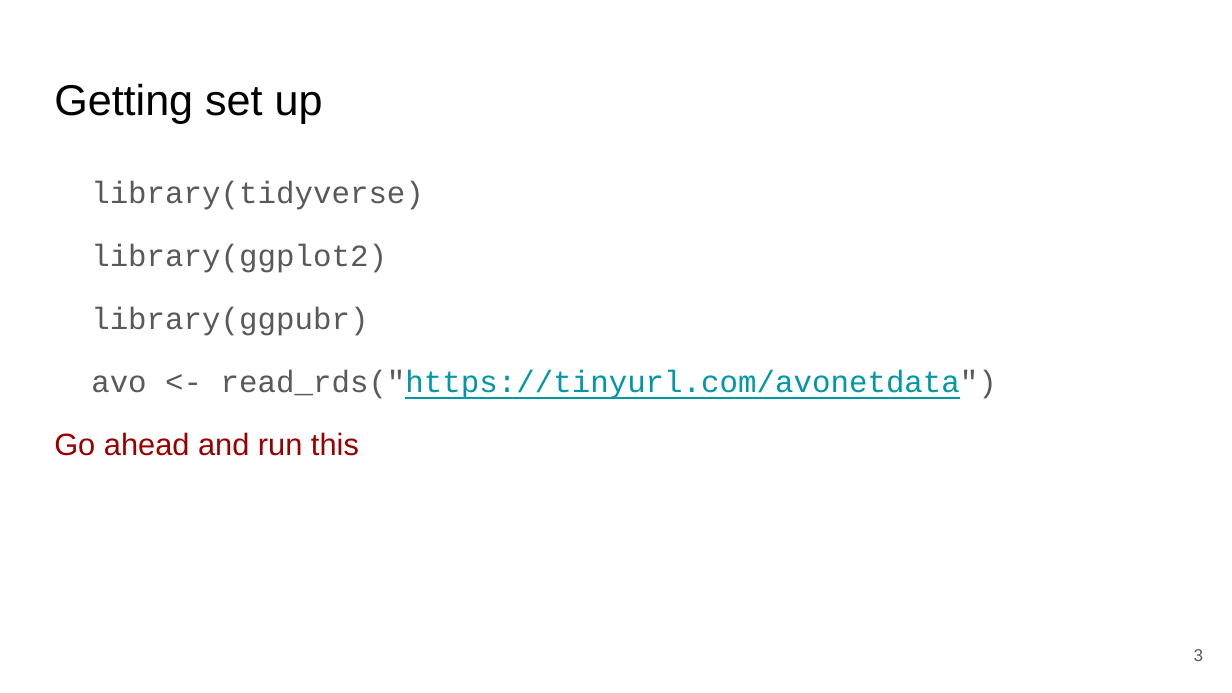
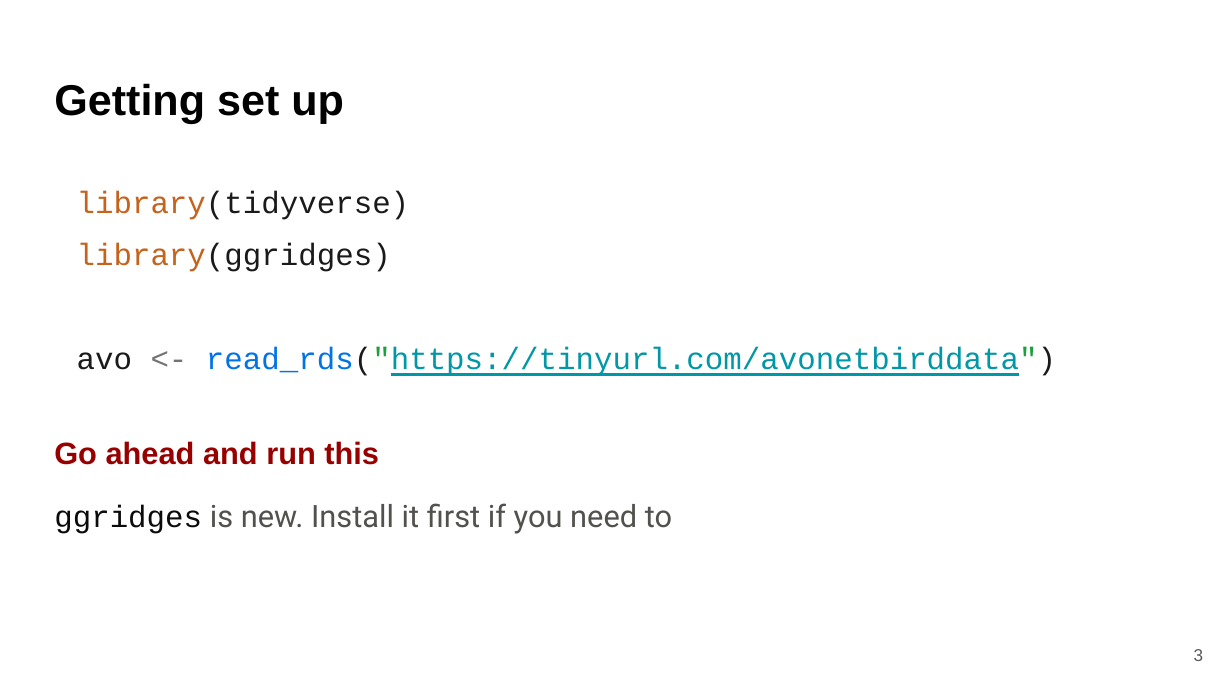
Before and after one commit to bmaitner/biometry_course, a slide deck: slide 3 of lectures/Lecture_08_ggplot.pptx. Drawn at 1232x693 pixels with LibreOffice and Linux fonts; fonts in the diff are those of the drawing. Boxes give left, top, right and bottom in pixels: in the first picture for what was removed or moved away, otherwise in the second. Text is boxed around its words. In the diff, an @@ line names an element or a change of style, - is before the commit and + after.

Commit message:
lecture 8

```diff
--- a/lectures/Lecture_08_ggplot.pptx
+++ b/lectures/Lecture_08_ggplot.pptx
@@ title "Getting set up" at box(54, 83, 344, 123): bold on @@
@@ text at box(54, 191, 410, 465): text colour #595959 to #C5621B, text colour #595959 to #1A1A1A in "library(tidyverse)"; bold on in "Go ahead and run this"; indent changed; line spacing 1.15 to 1.42; less space between paragraphs @@
@@ text at box(77, 243, 1056, 376): text changed; text colour #595959 to #0097A7 @@
-library(ggplot2)
-library(ggpubr)
-avo <- read_rds("https://tinyurl.com/avonetdata")
+library(ggridges)
+avo <- read_rds("https://tinyurl.com/avonetbirddata")
@@ text at box(54, 503, 672, 534): paragraph added @@
+ggridges is new. Install it first if you need to
```
Also in this commit, not shown: 37 other slides changed, 3 slides added, 1 slide removed, 4 other files.
